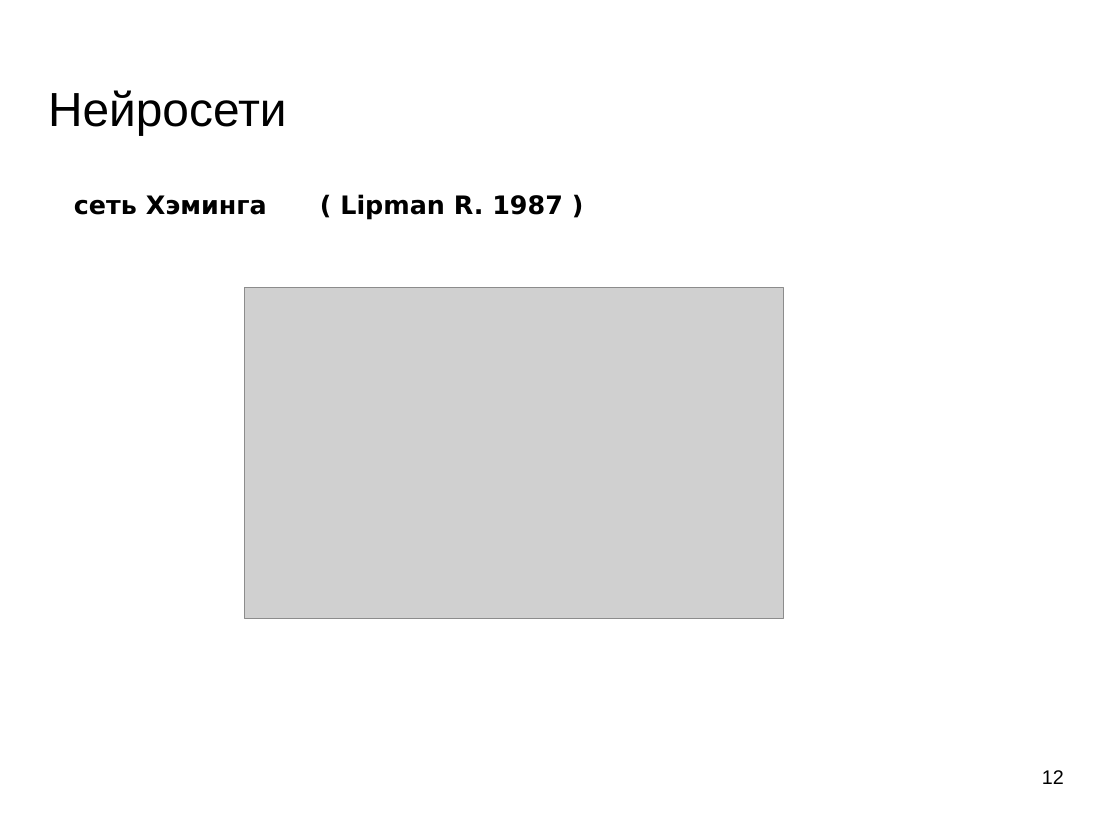
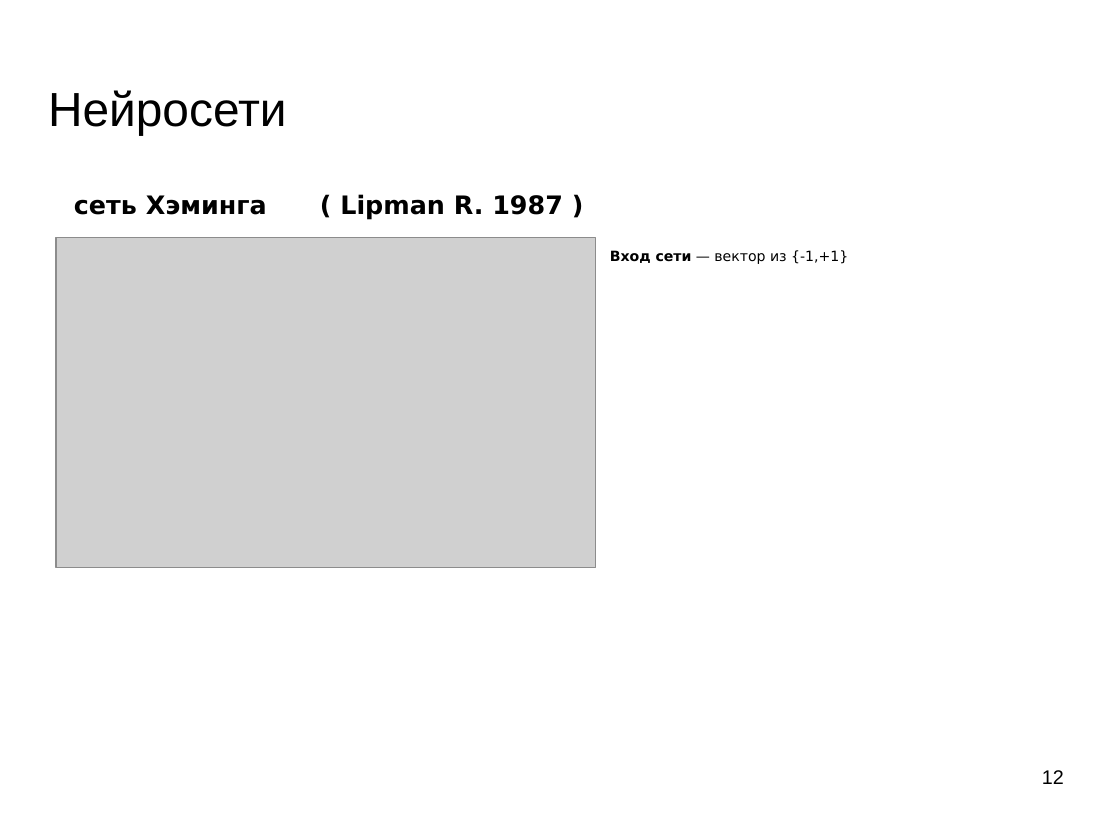
Before and after one commit to mechanoid5/ml_lectorium_legacy, a slide deck: slide 12 of 28-hopfield.odp. Drawn at 1120x840 pixels with LibreOffice and Linux fonts; fonts in the diff are those of the drawing; grey boxes stand for pictures; background and template pictures are left out. Boxes give left, top, right and bottom in pixels: in the first picture for what was removed or moved away, otherwise in the second. Text is boxed around its words. In the diff, an @@ line names an element or a change of style, - is before the commit and + after.

```diff
--- a/28-hopfield.odp
+++ b/28-hopfield.odp
@@ picture: place and size @@
-picture at box(245, 288, 785, 618)
+picture at box(56, 238, 596, 568)
@@ text added at box(610, 250, 848, 264), 10 pt, text #000000 @@
+Вход сети — вектор из {-1,+1}
```
Also in this commit, not shown: 1 other slide changed, 3 slides added.
